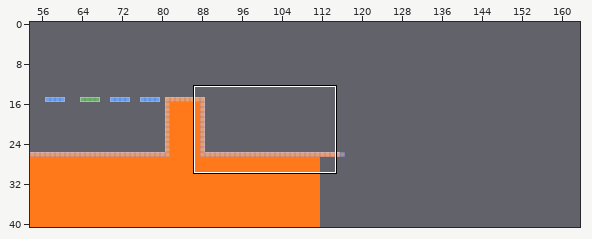
A Tiled map gets an edit: assets/maps/level2.tmx. Above, an overview of the earlier version with the close-up marked.
Close-up. First the earlier version:
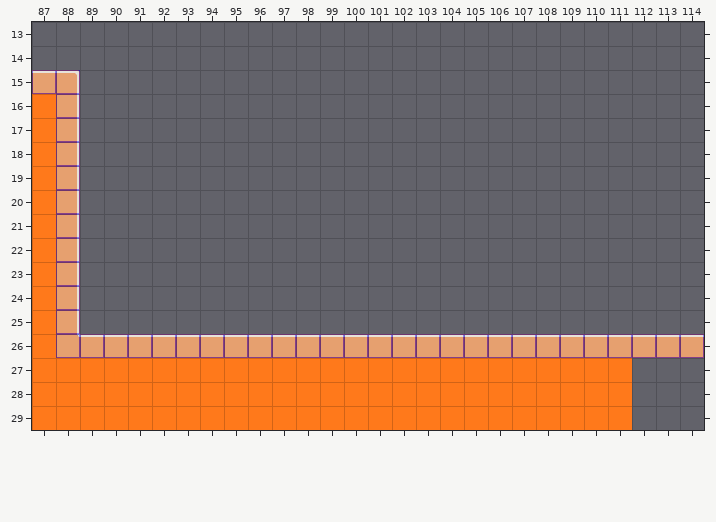
Cells are 32x32 px. Shown: x 87..114, y 13..29. The commit also changed other parts of the map, which this record leaves out.
Now the later version:
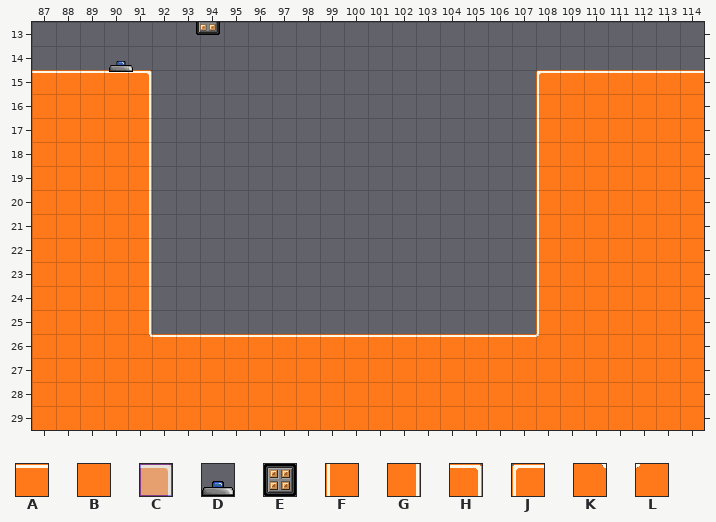
Key: from "OrangeA": A 0, B 13; from "collision": C 0; from "objects": D 10, E 20; from "orange2": F 0 turned 270, G 0 turned 90, H 1, J 1 turned 270, K 26, L 26 turned 270.
_ is an empty cell.
Objects are placed by their top-left corner, in cells (3,4 is the top-left corner of cell 3,4); size is 1x1 cell unless given.
See-through tiles are keyed as they look on the map.
Changes in this commit:
Layer "SharedLayer":
y 15: x 88..91 H___ -> AAAH; x 108..114 _______ -> JAAAAAA
y 16..25: x 88..91 G___ -> BBBG; x 108..114 _______ -> FBBBBBB
y 26: x 88..91 KAAA -> BBBK; x 108..114 AAAAAAA -> LBBBBBB
y 27..29: x 112..114 ___ -> BBB
Layer "Objects":
added: E "fallingblocks" at 93.8,12.5
added: D "Toggle" at 90.2,14.1
Layer "SharedCollision" (now hidden):
y 15: x 87..88 CC -> __
y 16..25: x 88 C -> _
y 26: x 88..114 CCCCCCCCCCCCCCCCCCCCCCCCCCC -> ___________________________
Pixel boxes of the changes (left, top, right, bottom) in both close-ups:
added: (196, 22, 220, 35)
changed: (32, 61, 704, 430)
